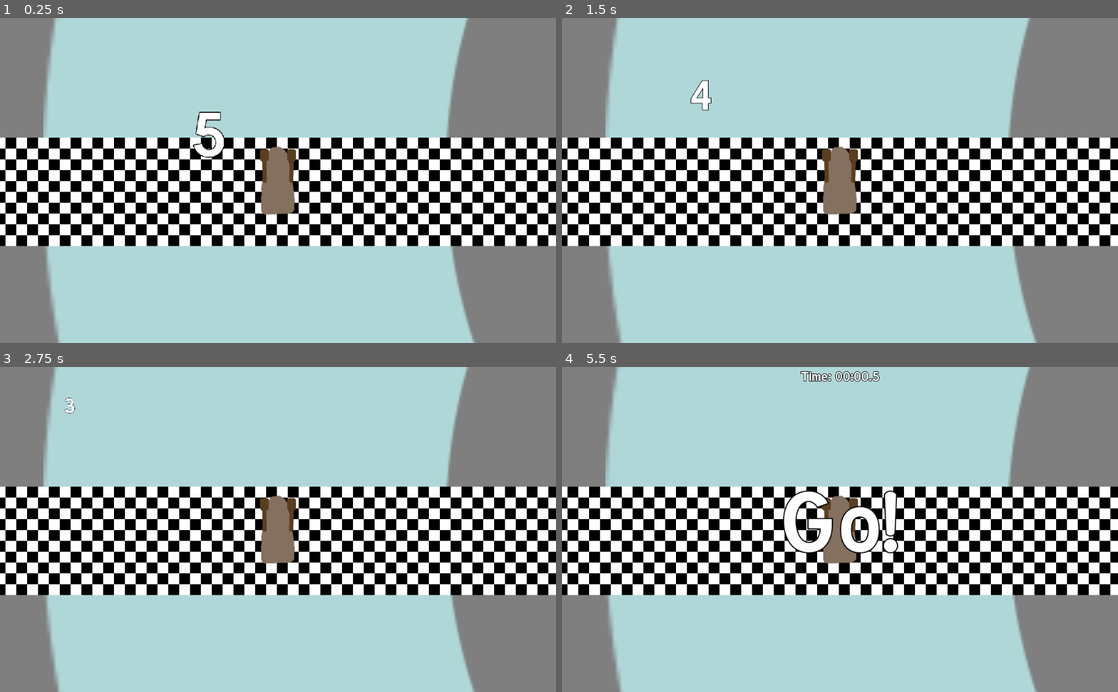
Above: before the commit, frames 1-4 (two rows, left to right).
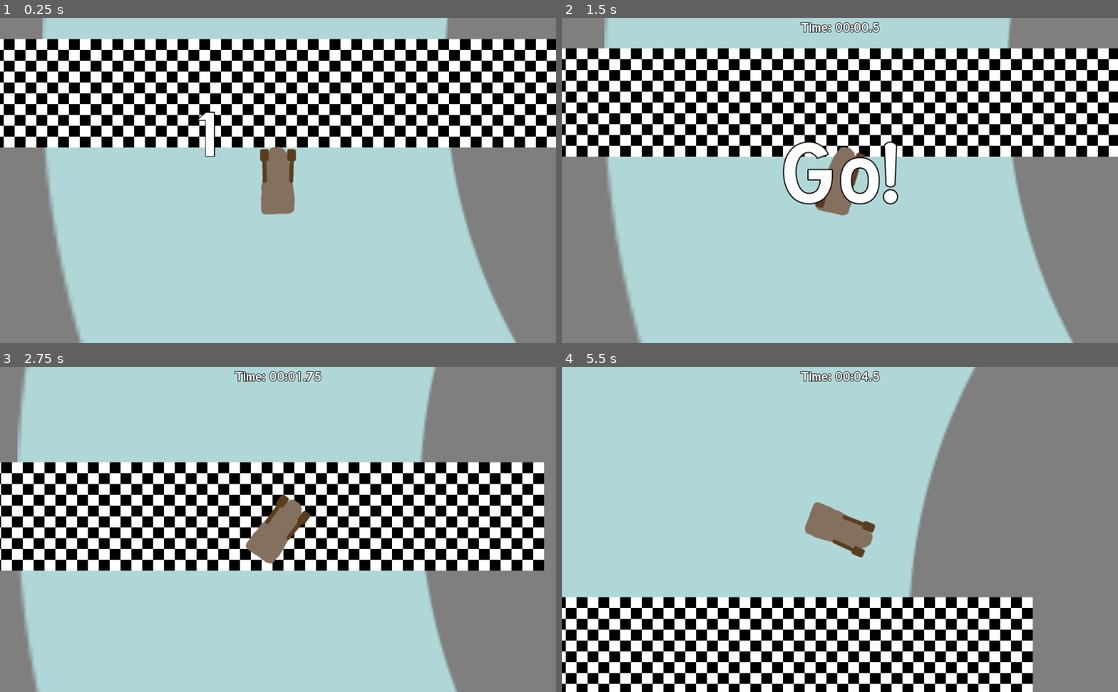
Above: after the commit, the same moments.

Repository: MilanVasko/Ludum-Dare-47
Game: Godot game, scene res://main.tscn
Same seed, same stepped clock (60 frames per second), same inputs: the game is played once before the commit and once after it.
Inputs:
- Up to frame 1 (0.25 s): no input
- Up to frame 2 (1.5 s): hold Right (right) 0.53-1.28 s; hold Left (left) from 1.28 s (still down)
- Up to frame 3 (2.75 s): release Left (left) at 2.03 s; hold Right (right) from 2.03 s (still down)
- Up to frame 4 (5.5 s): release Right (right) at 3.53 s; hold Left (left) from 3.53 s (still down)

The runs differ from the first frame. In frame 1, 65% of the frame differs, in the area x 0-100%, y 0-100%; in frame 2, 59%; in frame 3, 35%; in frame 4, 66%.

Commit message:
Refactor input handler to support AI players in the future

Diff:
--- a/boat/boat.gd
+++ b/boat/boat.gd
@@ -1,4 +1,6 @@
 extends RigidBody2D
+
+class_name Boat
 
 onready var left_paddle = $LeftPaddle
 onready var right_paddle = $RightPaddle
--- a/boat/boat.tscn
+++ b/boat/boat.tscn
@@ -11,8 +11,8 @@
 "boat",
 ]]
 mass = 10.0
-linear_damp = 0.5
-angular_damp = 0.5
+linear_damp = 0.7
+angular_damp = 0.7
 script = ExtResource( 2 )
 
 [node name="CollisionShape2D" type="CollisionShape2D" parent="."]
--- a/game_progress/game_progress.gd
+++ b/game_progress/game_progress.gd
@@ -4,7 +4,7 @@
 var boat_progresses = {}
 var finished_boats = []
 
-var elapsed_time = -5.0
+var elapsed_time = -1.0
 
 func _ready():
 	get_tree().call_group("elapsed_time_listener", "on_elapsed_time_changed", elapsed_time)
--- /dev/null
+++ b/ingame_input_handler/base_input_handler.gd
@@ -0,0 +1,21 @@
+extends Node2D
+
+export(String) var boat_group
+export(NodePath) var game_progress_path
+onready var game_progress_node = get_node(game_progress_path)
+var boats
+
+func _ready() -> void:
+	boats = get_tree().get_nodes_in_group(boat_group)
+
+func _physics_process(delta) -> void:
+	for boat in boats:
+		if self.can_play(boat):
+			self.handle_boat(boat, delta)
+
+func handle_boat(_boat: Boat, _delta: float) -> void:
+	assert(false, "Abstract class")
+
+func can_play(boat: Boat) -> bool:
+	return game_progress_node.elapsed_time >= 0.0 && \
+		!game_progress_node.get_boat_progress(boat).has_finished()
--- a/ingame_input_handler/ingame_input_handler.gd
+++ /dev/null
@@ -1,23 +0,0 @@
-extends Node2D
-
-export(NodePath) var game_progress_path
-onready var game_progress_node = get_node(game_progress_path)
-var player_node
-
-func _ready():
-	var players = get_tree().get_nodes_in_group("player")
-	assert(players.size() == 1)
-	player_node = players[0]
-
-func _physics_process(_delta):
-	if !can_play():
-		return
-
-	if Input.is_action_just_pressed("right"):
-		player_node.swing_right_paddle()
-	elif Input.is_action_just_pressed("left"):
-		player_node.swing_left_paddle()
-
-func can_play() -> bool:
-	return game_progress_node.elapsed_time >= 0.0 && \
-		!game_progress_node.get_boat_progress(player_node).has_finished()
--- a/ingame_input_handler/ingame_input_handler.tscn
+++ /dev/null
@@ -1,6 +0,0 @@
-[gd_scene load_steps=2 format=2]
-
-[ext_resource path="res://ingame_input_handler/ingame_input_handler.gd" type="Script" id=1]
-
-[node name="InputHandler" type="Node2D"]
-script = ExtResource( 1 )
--- /dev/null
+++ b/ingame_input_handler/player/player_input_handler.gd
@@ -0,0 +1,7 @@
+extends "res://ingame_input_handler/base_input_handler.gd"
+
+func handle_boat(boat: Boat, _delta: float) -> void:
+	if Input.is_action_just_pressed("right"):
+		boat.swing_right_paddle()
+	elif Input.is_action_just_pressed("left"):
+		boat.swing_left_paddle()
--- /dev/null
+++ b/ingame_input_handler/player/player_input_handler.tscn
@@ -0,0 +1,7 @@
+[gd_scene load_steps=2 format=2]
+
+[ext_resource path="res://ingame_input_handler/player/player_input_handler.gd" type="Script" id=1]
+
+[node name="InputHandler" type="Node2D"]
+script = ExtResource( 1 )
+boat_group = "player"
--- a/ingame_ui/ingame_ui.gd
+++ b/ingame_ui/ingame_ui.gd
@@ -7,7 +7,7 @@
 func _ready():
 	finished.visible = false
 
-func on_boat_finished(boat: Node, elapsed_time: float, place: int, boat_count: int) -> void:
+func on_boat_finished(boat: Node, _elapsed_time: float, place: int, boat_count: int) -> void:
 	if !boat.is_in_group("player"):
 		return
 
--- a/main.tscn
+++ b/main.tscn
@@ -5,7 +5,7 @@
 [ext_resource path="res://game_progress/game_progress.tscn" type="PackedScene" id=4]
 [ext_resource path="res://checkpoint/checkpoint.tscn" type="PackedScene" id=5]
 [ext_resource path="res://ingame_ui/ingame_ui.tscn" type="PackedScene" id=6]
-[ext_resource path="res://ingame_input_handler/ingame_input_handler.tscn" type="PackedScene" id=7]
+[ext_resource path="res://ingame_input_handler/player/player_input_handler.tscn" type="PackedScene" id=7]
 [ext_resource path="res://player/player.tscn" type="PackedScene" id=8]
 
 [node name="Main" type="Node2D"]
@@ -33,7 +33,9 @@
 position = Vector2( -1396.13, 42.8115 )
 
 [node name="Player" parent="." instance=ExtResource( 8 )]
-position = Vector2( -1333.82, 21.9215 )
+position = Vector2( -1331.58, 203.76 )
+linear_damp = 0.5
+angular_damp = 0.5
 
 [node name="CanvasLayer" type="CanvasLayer" parent="."]
 
--- a/project.godot
+++ b/project.godot
@@ -8,9 +8,14 @@
 
 config_version=4
 
-_global_script_classes=[  ]
+_global_script_classes=[ {
+"base": "RigidBody2D",
+"class": "Boat",
+"language": "GDScript",
+"path": "res://boat/boat.gd"
+} ]
 _global_script_class_icons={
-
+"Boat": ""
 }
 
 [application]
